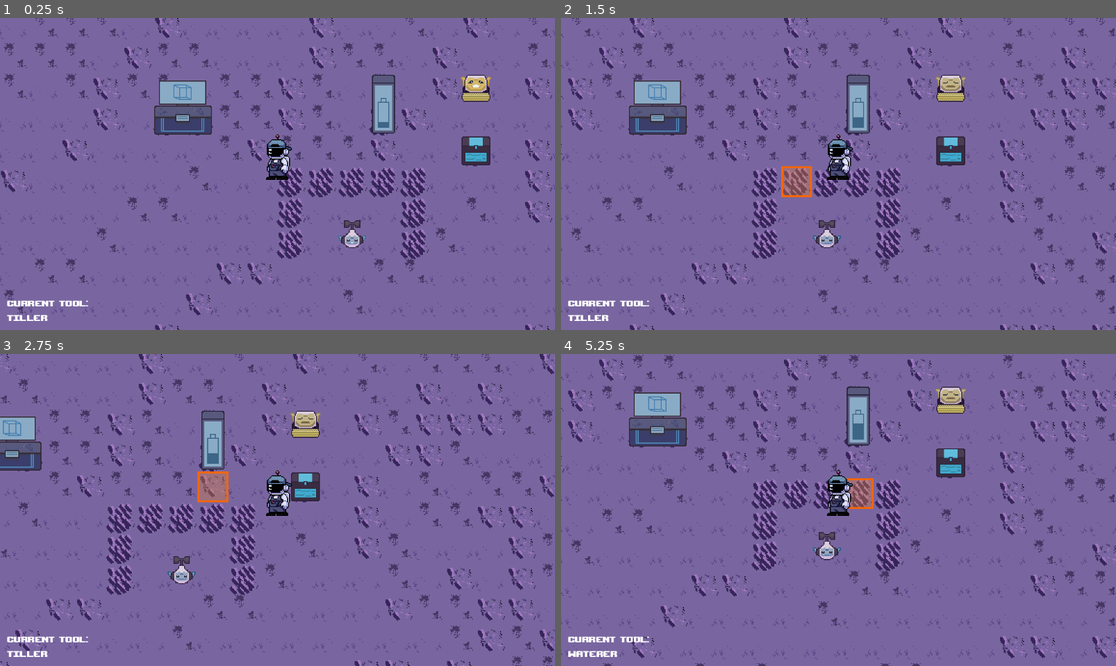
Above: before the commit, frames 1-4 (two rows, left to right).
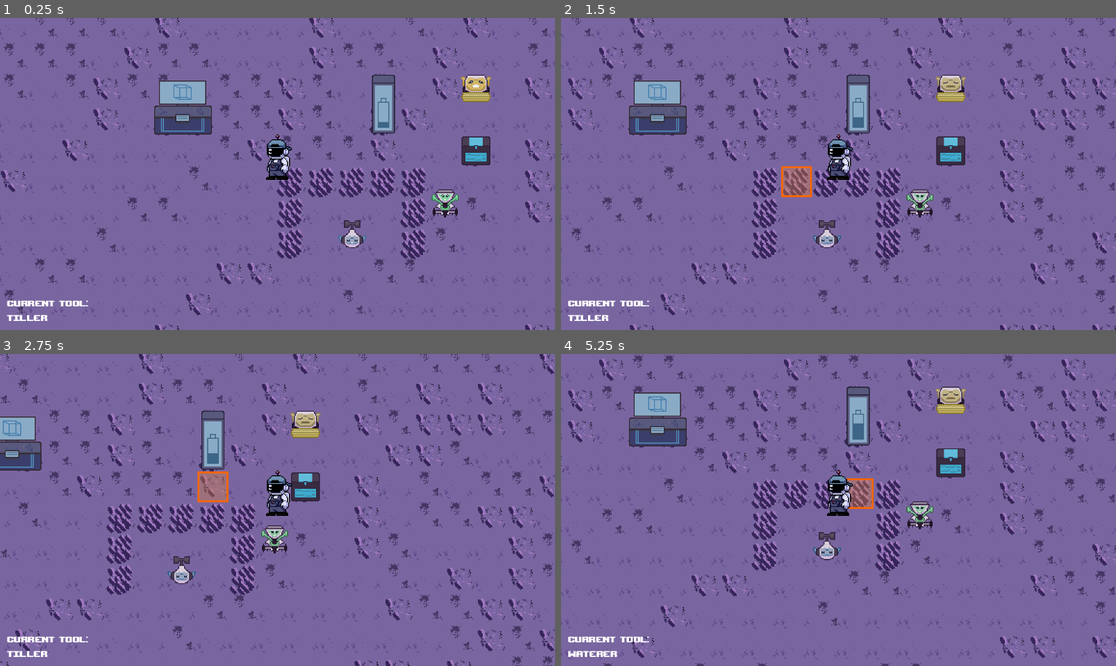
Above: after the commit, the same moments.

Repository: DevFTB/Moonbeam-Meadows
Game: Godot game, scene res://Level/moon.tscn
Two runs of this game, one before a commit and one after it. Both use one fixed random seed, a clock stepped at 60 frames per second and the inputs below.
Inputs (mouse positions are in pixels of both pictures, inside the frame that each line leads up to):
- Up to frame 1 (0.25 s): no input
- Up to frame 2 (1.5 s): tap Enter at 0.5 s; move the mouse to (960, 158) at 0.52 s; hold D (move_right) 0.53-1.25 s; hold E (interact) 0.53-1.25 s; click (960, 158) at 0.67 s; tap F (pickup) at 0.8 s; drag from (727, 189) to (860, 105) at 1.27 s
- Up to frame 3 (2.75 s): tap Space at 2 s; move the mouse to (333, 441) at 2.02 s; hold D (move_right) from 2.03 s (still down); hold E (interact) from 2.03 s (still down); tap F (pickup) at 2.3 s
- Up to frame 4 (5.25 s): release D (move_right) at 2.75 s; release E (interact) at 2.75 s; drag from (810, 572) to (572, 441) at 2.77 s; move the mouse to (1005, 556) at 3.52 s; hold A (move_left) 3.53-4.25 s; hold 1 (select_tool1) 3.53-4.25 s; tap F (pickup) at 3.8 s; drag from (672, 463) to (827, 578) at 4.27 s; tap Enter at 5 s; move the mouse to (866, 510) at 5.02 s; hold S (move_down) from 5.03 s (still down); hold 3 (select_tool3) from 5.03 s (still down); click (866, 510) at 5.17 s

The runs differ from the first frame. In frame 1, 0.3% of the frame differs, in the area x 77-89%, y 23-64%; in frame 2, 0.3%; in frame 3, 0.3%; in frame 4, 0.4%, in the area x 62-73%, y 16-57%.

Commit message:
planter robot working

Diff:
--- a/Inventory/InventoryComponent.gd
+++ b/Inventory/InventoryComponent.gd
@@ -3,11 +3,8 @@
 
 @export var inventory_size = 5
 
-# -1 means infinite stack size.
-@export var stack_size = -1
-
 # items don't get used up
-@export var cheat_mode = true
+@export var cheat_mode = false
 
 @export var inventory_type : InventoryItem.ItemType = InventoryItem.ItemType.PRODUCE
 
@@ -16,9 +13,12 @@
 var inventory = {}
 var selected = null
 
-func add(item: Variant, amount : int):
+func add(item: Variant, amount : int) -> bool:
 	if inventory.has(item):
-		inventory[item] += amount
+		if amount + get_amount_of_items() > inventory_size:
+			return false
+		else:
+			inventory[item] += amount
 	else:
 		if inventory_size > inventory.size():
 			inventory[item] = amount
@@ -27,6 +27,7 @@
 		selected = inventory.keys().front()
 
 	inventory_modified.emit()
+	return true
 
 func remove(item: Variant, amount : int = 1):
 	if inventory.has(item):
@@ -56,10 +57,10 @@
 func get_amount_of_unique_items():
 	return inventory.size()
 func get_amount_of_items():
-	var amount = 0
-	for item in inventory:
-		amount += inventory[item]
-	return amount
+	return inventory.values().reduce(func(a, b): return a + b,0)
 
 func get_selected():
 	return selected
+
+func get_available_capacity():
+	return inventory_size - inventory.values().reduce(func(a, b): return a + b,0)
--- a/Level/Crops/CropEntity.gd
+++ b/Level/Crops/CropEntity.gd
@@ -67,6 +67,9 @@
 func fill_water():
 	water_level = 1
 
+func has_crop():
+	return crop != null
+
 func harvest():
 	crop = null
 	growth_prop = 0
--- a/Level/DepositBox.gd
+++ b/Level/DepositBox.gd
@@ -2,21 +2,26 @@
 class_name DepositBox
 @export var receiving_items : bool = true
 @export var providing_items : bool = false
-
 
 @export var max_items : int = 60
 @export var max_unique_items : int = 10
 
 @export var item_types : Array[InventoryItem.ItemType] = [InventoryItem.ItemType.PRODUCE]
 var inventories = []
+@export var initial_items : Dictionary = {}
 func _ready():
 	for item_type in item_types:
 		var inv_comp = InventoryComponent.new()
 		inv_comp.inventory_type = item_type
 		add_child(inv_comp)
 		inventories.append(inv_comp)
-	pass
 
+	for item in initial_items.keys():
+		var inv_comp = get_inventory(item.item_type)
+		inv_comp.add(item, initial_items[item])
+
+func get_inventory(item_type : InventoryItem.ItemType) -> InventoryComponent:
+	return inventories[inventories.find(func(x) : return x.inventory_type == item_type)]
 func set_gui_owner():
 	gui.set_deposit_box(self)
 
@@ -24,8 +29,8 @@
 	pass # Replace with function body.
 
 func _on_robot_interactor_robot_entered(robot:Robot):
-	if receiving_items: ask_for_deposit(robot)
-	if providing_items: ask_for_withdrawal(robot)
+	if receiving_items and robot.should_deposit: ask_for_deposit(robot)
+	if providing_items and robot.should_withdraw: ask_for_withdrawal(robot)
 
 func ask_for_deposit(robot:Robot):
 	var unique_items = max_unique_items - get_amount_of_unique_items()
@@ -39,7 +44,7 @@
 func consume_deposit(deposit:Dictionary):
 	for it in item_types:
 		var items = deposit.keys().filter(func(x) : return x.item_type == it)
-		var inventory = inventories[inventories.find(func(x) : return x.item_type == it)]
+		var inventory = get_inventory(it)
 
 		for item in items:
 			inventory.add(item, deposit[item])
@@ -47,9 +52,30 @@
 	return true
 
 func ask_for_withdrawal(robot:Robot):
-	var deposit_params = robot.get_deposit_params()
+	var wd_params = robot.get_withdrawal_params()
+
+	var withdrawal = {}
+	for it in wd_params.keys():
+		var request_amount = wd_params[it]
+		var inventory = get_inventory(it)
+
+		if inventory == null: continue
+		for item in inventory.inventory.keys():
+			if request_amount <= 0: break
+			var amount_to_withdraw = min(request_amount, inventory.get_amount(item))
+			withdrawal[item] = amount_to_withdraw
+			request_amount -= amount_to_withdraw
+
+	if robot.confirm_withdrawal(withdrawal):
+		consume_withdrawal(withdrawal)
+
+	return withdrawal
+
+func consume_withdrawal(withdrawal:Dictionary):
+	for item in withdrawal.keys():
+		var inventory = get_inventory(item.item_type)
+		inventory.remove(item, withdrawal[item])
 	pass # Replace with function body.
-
 func get_amount_of_unique_items() -> int:
 	var unique_items : int = 0
 	for child in inventories:
@@ -63,5 +89,5 @@
 	return total_items
 
 func transfer_to_player(item, amount):
-	if inventories[inventories.find(func(x) : return x.item_type == item.item_type)].remove(item, amount):
+	if get_inventory(item.item_type).remove(item, amount):
 		interacting_player.get_inventory(item.item_type).add(item, amount)
--- a/Level/moon.tscn
+++ b/Level/moon.tscn
@@ -9,11 +9,13 @@
 [ext_resource type="Script" path="res://GUI/ToolGUI.gd" id="4_i0hmv"]
 [ext_resource type="PackedScene" uid="uid://si140o2awqdt" path="res://Level/Energy Station/energy_station.tscn" id="6_b6ae7"]
 [ext_resource type="Resource" uid="uid://choblhjhtnuhb" path="res://Robots/HarvestingRobot/harvesting_robot_resource.tres" id="6_iruk3"]
+[ext_resource type="Resource" uid="uid://cmt6nt2vgl4uy" path="res://Robots/PlanterRobot/planter_robot_resource.tres" id="7_ohfto"]
 [ext_resource type="PackedScene" uid="uid://clviqes13sw1b" path="res://Level/Trade Station/trade_station.tscn" id="8_oo5fl"]
 [ext_resource type="Script" path="res://Level/DepositBox.gd" id="9_fo6d0"]
 [ext_resource type="Script" path="res://Inventory/InventoryComponent.gd" id="9_iadx0"]
 [ext_resource type="Script" path="res://GUI/PhoneGUI.gd" id="9_kceb6"]
 [ext_resource type="Texture2D" uid="uid://j0e4jncrtuqr" path="res://Level/DepositBox/deposit_box.png" id="10_16se4"]
+[ext_resource type="Resource" uid="uid://cjkxor4b8jp5h" path="res://Level/Crops/Resources/item_moon_wheat_seeds.tres" id="10_bgtt6"]
 [ext_resource type="Script" path="res://GUI/InventoryGUI.gd" id="10_u7prv"]
 [ext_resource type="Texture2D" uid="uid://duwmw3oitb6i5" path="res://GUI/selection_marker.png" id="11_8edbx"]
 [ext_resource type="Script" path="res://Level/Quests/QuestsGUI.gd" id="11_725wh"]
@@ -40,6 +42,7 @@
 [ext_resource type="PackedScene" uid="uid://ddf6vsbhvrf" path="res://Robots/HarvestingRobot/harvesting_robot.tscn" id="35_42xdg"]
 [ext_resource type="PackedScene" uid="uid://cnbuxj36mxtbt" path="res://Robots/WateringRobot/watering_robot.tscn" id="35_74b3b"]
 [ext_resource type="Script" path="res://GUI/EditingCamera.gd" id="37_irf5s"]
+[ext_resource type="PackedScene" uid="uid://c3ltrvep0lhxi" path="res://Robots/PlanterRobot/planter_robot.tscn" id="40_4ntqc"]
 
 [sub_resource type="RectangleShape2D" id="RectangleShape2D_m3fxa"]
 size = Vector2(30, 26)
@@ -109,7 +112,7 @@
 script = ExtResource("2_qn437")
 crops = Array[Resource("res://Level/Crops/CropResource.gd")]([ExtResource("3_v0lsh")])
 fertilisers = Array[Resource("res://Level/Fertiliser/FertiliserResource.gd")]([ExtResource("4_57r43")])
-robots = Array[Resource("res://Robots/RobotResource.gd")]([ExtResource("30_acke8"), ExtResource("6_iruk3")])
+robots = Array[Resource("res://Robots/RobotResource.gd")]([ExtResource("30_acke8"), ExtResource("6_iruk3"), ExtResource("7_ohfto")])
 
 [node name="Entities" type="Node2D" parent="."]
 
@@ -122,6 +125,11 @@
 [node name="DepositBox" type="Node2D" parent="." node_paths=PackedStringArray("gui")]
 position = Vector2(624, 304)
 script = ExtResource("9_fo6d0")
+providing_items = true
+item_types = Array[int]([1, 0])
+initial_items = {
+ExtResource("10_bgtt6"): 5
+}
 gui = NodePath("../CanvasLayer/GUI/OverscreenUI/DepositBoxGUI")
 
 [node name="Sprite2D" type="Sprite2D" parent="DepositBox"]
@@ -163,21 +171,17 @@
 
 [node name="SeedInventory" type="Node" parent="Player"]
 script = ExtResource("9_iadx0")
-cheat_mode = false
 inventory_type = 0
 
 [node name="ProduceInventory" type="Node" parent="Player"]
 script = ExtResource("9_iadx0")
-cheat_mode = false
 
 [node name="FertiliserInventory" type="Node" parent="Player"]
 script = ExtResource("9_iadx0")
-cheat_mode = false
 inventory_type = 2
 
 [node name="RobotInventory" type="Node" parent="Player"]
 script = ExtResource("9_iadx0")
-cheat_mode = false
 inventory_type = 3
 
 [node name="CanvasLayer" type="CanvasLayer" parent="."]
@@ -883,6 +887,9 @@
 
 [node name="HarvestingRobot" parent="Robots" instance=ExtResource("35_42xdg")]
 position = Vector2(624, 240)
+
+[node name="PlanterRobot" parent="Robots" instance=ExtResource("40_4ntqc")]
+position = Vector2(592, 368)
 
 [node name="GridPathLine" type="Node2D" parent="."]
 script = ExtResource("19_gqpxo")
--- a/Robots/HarvestingRobot/harvesting_robot.tscn
+++ b/Robots/HarvestingRobot/harvesting_robot.tscn
@@ -23,6 +23,7 @@
 script = ExtResource("1_jlpvt")
 movement_penalty = 0.5
 pickup_item = ExtResource("2_yh3pa")
+should_deposit = true
 
 [node name="WheelParticlesLeft" type="GPUParticles2D" parent="."]
 position = Vector2(-12, -7)
@@ -70,4 +71,4 @@
 
 [node name="ProduceInventory" type="Node" parent="."]
 script = ExtResource("7_xumjc")
-cheat_mode = false
+inventory_size = 30
--- /dev/null
+++ b/Robots/PlanterRobot/PlanterRobot.gd
@@ -0,0 +1,26 @@
+extends Robot
+
+func can_do_action(grid_position):
+	var crop_entity = level.get_crop_entity(grid_position)
+	return crop_entity != null and not crop_entity.has_crop()
+
+func do_action(grid_position):
+	var selected = $SeedInventory.get_selected()
+	if level.plant_land(grid_position, selected):
+		$SeedInventory.remove(selected, 1)
+		super.do_action(grid_position)
+
+func get_inventory(item_type: InventoryItem.ItemType) -> InventoryComponent:
+	if item_type == InventoryItem.ItemType.SEED:
+		return $SeedInventory
+	return null
+
+func power_down():
+	$WheelParticlesLeft.emitting = false
+	$WheelParticlesRight.emitting = false
+	super.power_down()
+
+func on_move_start():
+	$WheelParticlesLeft.emitting = true
+	$WheelParticlesRight.emitting = true
+	super.on_move_start()
--- /dev/null
+++ b/Robots/PlanterRobot/planter_robot.tscn
@@ -0,0 +1,73 @@
+[gd_scene load_steps=12 format=3 uid="uid://c3ltrvep0lhxi"]
+
+[ext_resource type="Script" path="res://Robots/PlanterRobot/PlanterRobot.gd" id="1_47d1a"]
+[ext_resource type="Resource" uid="uid://qxg640ruh5kd" path="res://Robots/PlanterRobot/planter_robot_item.tres" id="2_mo584"]
+[ext_resource type="Material" uid="uid://dr3dij87njljy" path="res://Robots/hover_particles.tres" id="3_odq6i"]
+[ext_resource type="Texture2D" uid="uid://p4ionyuu6ioc" path="res://Robots/robot_hover_particle.png" id="4_i12dg"]
+[ext_resource type="SpriteFrames" uid="uid://bgypqv2aqgos" path="res://Robots/PlanterRobot/planter_robot_sprite_frames.tres" id="5_pbrni"]
+[ext_resource type="Script" path="res://Robots/RobotAnimationController.gd" id="6_f77af"]
+[ext_resource type="Script" path="res://Robots/ProximityInteractor.gd" id="7_j7yo0"]
+[ext_resource type="Theme" uid="uid://c2bxfvlq30rpq" path="res://GUI/gui_theme.tres" id="8_2jn5x"]
+[ext_resource type="Script" path="res://Inventory/InventoryComponent.gd" id="8_pvmi0"]
+
+[sub_resource type="CircleShape2D" id="CircleShape2D_we5yd"]
+
+[sub_resource type="CircleShape2D" id="CircleShape2D_74qjm"]
+radius = 41.0122
+
+[node name="PlanterRobot" type="CharacterBody2D" groups=["robot"]]
+position = Vector2(496, 400)
+collision_layer = 2
+collision_mask = 7
+motion_mode = 1
+script = ExtResource("1_47d1a")
+pickup_item = ExtResource("2_mo584")
+should_withdraw = true
+
+[node name="WheelParticlesLeft" type="GPUParticles2D" parent="."]
+position = Vector2(-11, 0)
+emitting = false
+process_material = ExtResource("3_odq6i")
+texture = ExtResource("4_i12dg")
+lifetime = 0.4
+explosiveness = 0.73
+
+[node name="WheelParticlesRight" type="GPUParticles2D" parent="."]
+position = Vector2(12, -1)
+emitting = false
+amount = 20
+process_material = ExtResource("3_odq6i")
+texture = ExtResource("4_i12dg")
+lifetime = 0.4
+
+[node name="RobotAnimationController" type="AnimatedSprite2D" parent="."]
+position = Vector2(0, -10)
+sprite_frames = ExtResource("5_pbrni")
+animation = &"power_up"
+script = ExtResource("6_f77af")
+
+[node name="CollisionShape2D" type="CollisionShape2D" parent="."]
+shape = SubResource("CircleShape2D_we5yd")
+
+[node name="ProximityInteractor" type="Area2D" parent="."]
+collision_layer = 0
+monitorable = false
+script = ExtResource("7_j7yo0")
+
+[node name="CollisionShape2D" type="CollisionShape2D" parent="ProximityInteractor"]
+shape = SubResource("CircleShape2D_74qjm")
+debug_color = Color(0.705882, 0.447059, 0.533333, 0.419608)
+
+[node name="ProgressBar" type="ProgressBar" parent="ProximityInteractor"]
+visible = false
+offset_left = -14.0
+offset_top = -38.0
+offset_right = 16.0
+offset_bottom = -28.0
+theme = ExtResource("8_2jn5x")
+value = 47.9
+show_percentage = false
+
+[node name="SeedInventory" type="Node" parent="."]
+script = ExtResource("8_pvmi0")
+inventory_type = 0
--- /dev/null
+++ b/Robots/PlanterRobot/planter_robot_item.tres
@@ -0,0 +1,16 @@
+[gd_resource type="Resource" script_class="InventoryItem" load_steps=4 format=3 uid="uid://qxg640ruh5kd"]
+
+[ext_resource type="Texture2D" uid="uid://cwfq6leoxdcun" path="res://Robots/PlanterRobot/planter_robot_powered.png" id="1_bqbie"]
+[ext_resource type="Script" path="res://Inventory/InventoryItem.gd" id="2_lempb"]
+
+[sub_resource type="AtlasTexture" id="AtlasTexture_y5wnb"]
+atlas = ExtResource("1_bqbie")
+region = Rect2(0, 0, 32, 32)
+
+[resource]
+script = ExtResource("2_lempb")
+item_name = "Planter Robot"
+item_icon = SubResource("AtlasTexture_y5wnb")
+item_type = 3
+buy_price = 20
+sell_price = 10
--- /dev/null
+++ b/Robots/PlanterRobot/planter_robot_resource.tres
@@ -0,0 +1,18 @@
+[gd_resource type="Resource" script_class="RobotResource" load_steps=6 format=3 uid="uid://cmt6nt2vgl4uy"]
+
+[ext_resource type="PackedScene" uid="uid://c3ltrvep0lhxi" path="res://Robots/PlanterRobot/planter_robot.tscn" id="1_0nmxe"]
+[ext_resource type="Texture2D" uid="uid://cwfq6leoxdcun" path="res://Robots/PlanterRobot/planter_robot_powered.png" id="2_0dcs7"]
+[ext_resource type="Resource" uid="uid://qxg640ruh5kd" path="res://Robots/PlanterRobot/planter_robot_item.tres" id="3_4g4cc"]
+[ext_resource type="Script" path="res://Robots/RobotResource.gd" id="4_rm7ls"]
+
+[sub_resource type="AtlasTexture" id="AtlasTexture_mi4s0"]
+atlas = ExtResource("2_0dcs7")
+region = Rect2(0, 0, 32, 32)
+
+[resource]
+script = ExtResource("4_rm7ls")
+robot_type_name = "Planter Robot"
+robot_description = "A robot that plants seeds"
+robot_icon = SubResource("AtlasTexture_mi4s0")
+robot_item = ExtResource("3_4g4cc")
+entity_scene = ExtResource("1_0nmxe")
--- /dev/null
+++ b/Robots/PlanterRobot/planter_robot_sprite_frames.tres
@@ -0,0 +1,97 @@
+[gd_resource type="SpriteFrames" load_steps=13 format=3 uid="uid://bgypqv2aqgos"]
+
+[ext_resource type="Texture2D" uid="uid://c1bxdvy42x0r6" path="res://Robots/PlanterRobot/planter_robot_power_down.png" id="1_b033a"]
+[ext_resource type="Texture2D" uid="uid://cwfq6leoxdcun" path="res://Robots/PlanterRobot/planter_robot_powered.png" id="2_00ajp"]
+
+[sub_resource type="AtlasTexture" id="AtlasTexture_b7tjx"]
+atlas = ExtResource("1_b033a")
+region = Rect2(0, 0, 32, 32)
+
+[sub_resource type="AtlasTexture" id="AtlasTexture_2fca7"]
+atlas = ExtResource("1_b033a")
+region = Rect2(32, 0, 32, 32)
+
+[sub_resource type="AtlasTexture" id="AtlasTexture_bmx57"]
+atlas = ExtResource("1_b033a")
+region = Rect2(64, 0, 32, 32)
+
+[sub_resource type="AtlasTexture" id="AtlasTexture_0imx7"]
+atlas = ExtResource("1_b033a")
+region = Rect2(64, 0, 32, 32)
+
+[sub_resource type="AtlasTexture" id="AtlasTexture_dp5hb"]
+atlas = ExtResource("1_b033a")
+region = Rect2(32, 0, 32, 32)
+
+[sub_resource type="AtlasTexture" id="AtlasTexture_1gop2"]
+atlas = ExtResource("1_b033a")
+region = Rect2(0, 0, 32, 32)
+
+[sub_resource type="AtlasTexture" id="AtlasTexture_ipj07"]
+atlas = ExtResource("2_00ajp")
+region = Rect2(0, 0, 32, 32)
+
+[sub_resource type="AtlasTexture" id="AtlasTexture_dh75f"]
+atlas = ExtResource("2_00ajp")
+region = Rect2(32, 0, 32, 32)
+
+[sub_resource type="AtlasTexture" id="AtlasTexture_4wq0g"]
+atlas = ExtResource("2_00ajp")
+region = Rect2(64, 0, 32, 32)
+
+[sub_resource type="AtlasTexture" id="AtlasTexture_x7o7l"]
+atlas = ExtResource("1_b033a")
+region = Rect2(64, 0, 32, 32)
+
+[resource]
+animations = [{
+"frames": [{
+"duration": 1.0,
+"texture": SubResource("AtlasTexture_b7tjx")
+}, {
+"duration": 1.0,
+"texture": SubResource("AtlasTexture_2fca7")
+}, {
+"duration": 1.0,
+"texture": SubResource("AtlasTexture_bmx57")
+}],
+"loop": false,
+"name": &"power_down",
+"speed": 5.0
+}, {
+"frames": [{
+"duration": 1.0,
+"texture": SubResource("AtlasTexture_0imx7")
+}, {
+"duration": 1.0,
+"texture": SubResource("AtlasTexture_dp5hb")
+}, {
+"duration": 1.0,
+"texture": SubResource("AtlasTexture_1gop2")
+}],
+"loop": false,
+"name": &"power_up",
+"speed": 5.0
+}, {
+"frames": [{
+"duration": 1.0,
+"texture": SubResource("AtlasTexture_ipj07")
+}, {
+"duration": 1.0,
+"texture": SubResource("AtlasTexture_dh75f")
+}, {
+"duration": 1.0,
+"texture": SubResource("AtlasTexture_4wq0g")
+}],
+"loop": true,
+"name": &"powered",
+"speed": 1.0
+}, {
+"frames": [{
+"duration": 1.0,
+"texture": SubResource("AtlasTexture_x7o7l")
+}],
+"loop": true,
+"name": &"unpowered",
+"speed": 5.0
+}]
--- a/Robots/Robot.gd
+++ b/Robots/Robot.gd
@@ -10,6 +10,9 @@
 
 @export var pickup_item : InventoryItem
 
+@export var should_deposit = false
+@export var should_withdraw = false
+
 var path_index = 0
 var powered = true
 
@@ -32,6 +35,7 @@
 var astar : AStarGrid2D
 
 var acted_last_tile = false
+var temp_path_completed = false
 
 func _ready():
 
@@ -61,7 +65,7 @@
 
 			# travelling temp path overrides normal path
 			if temp_path.is_empty():
-
+				temp_path_completed  = true
 				# start moving to next grid in path if possible
 				if energy >= move_energy_cost:
 					path_index = (path_index + 1) % path.size()
@@ -104,9 +108,9 @@
 					is_navigation_finished = true
 				else:
 					velocity = actual_movement_speed * direction
-					if temp_path.is_empty() and not path.is_empty():
+					if temp_path_completed and not path.is_empty():
 						if not path.has(get_current_position()):
-							print(get_current_position())
+							print("powering down. not on path " , get_current_position())
 							power_down()
 					move_and_slide()
 			else:
@@ -134,6 +138,7 @@
 			power_on()
 	else:
 		if powered:
+			print("powering down. no energy or no path")
 			power_down()
 
 func set_path(new_path: Array[Vector2i]):
@@ -165,6 +170,7 @@
 		else:
 			position = level.map_to_local(current_position)
 			temp_path = astar.get_id_path(current_position, grid_position).slice(1)
+			temp_path_completed =false
 		pass
 	else:
 		is_navigation_finished = true
@@ -175,20 +181,24 @@
 	var total_items = 0
 	if not inventories.is_empty():
 		for item_type in item_types:
-			var inv = inventories.filter(func(x): return x.inventory_type == item_type).front()
-			for item in inv.inventory:
-				print(inv.inventory[item], ", ", max_total_items-total_items)
-				var amnt =  min(inv.inventory[item], max_total_items-total_items)
-				if deposit.has(item):
-					deposit[item] += amnt
-				else:
-					deposit[item] = amnt
-					unique_items += 1
-				total_items += amnt
-				if unique_items >= max_unique_items or total_items >= max_total_items:
-					return deposit
+			var invs = inventories.filter(func(x): return x.inventory_type == item_type)
+			if not invs.is_empty():
+				var inv = invs.front()
+				if inv != null:
+					for item in inv.inventory:
+						print(inv.inventory[item], ", ", max_total_items-total_items)
+						var amnt =  min(inv.inventory[item], max_total_items-total_items)
+						if deposit.has(item):
+							deposit[item] += amnt
+						else:
+							deposit[item] = amnt
+							unique_items += 1
+						total_items += amnt
+						if unique_items >= max_unique_items or total_items >= max_total_items:
+							return deposit
 
 	return deposit
+
 func confirm_deposit(deposit: Dictionary):
 	# remove items from inventories according to the deposit
 	for item in deposit:
@@ -199,6 +209,28 @@
 		if deposit[item] <= 0:
 			break
 
+func get_withdrawal_params():
+	var params = {}
+	for inv in inventories:
+		params[inv.inventory_type] = inv.get_available_capacity()
+	return params
+	pass
+
+func confirm_withdrawal(withdrawal: Dictionary):
+	# add items to inventories according to the withdrawal
+	for item in withdrawal:
+		var inv = inventories.filter(func(x): return x.inventory_type == item.item_type).front()
+
+		if inv == null or inv.get_available_capacity() < withdrawal[item]:
+			return false
+
+	for item in withdrawal:
+		var inv = inventories.filter(func(x): return x.inventory_type == item.item_type).front()
+		if not inv.add(item, withdrawal[item]):
+			return false
+
+	return true
+
 func add_energy(amount: int) -> void:
 	energy = min(energy + amount, energy_capacity)
 	print("added %d energy, now at %d" % [amount, energy])
--- a/Robots/WateringRobot/watering_robot_item.tres
+++ b/Robots/WateringRobot/watering_robot_item.tres
@@ -11,6 +11,6 @@
 script = ExtResource("2_843jo")
 item_name = "Watering Robot"
 item_icon = SubResource("AtlasTexture_w2tjx")
-item_type = 0
+item_type = 3
 buy_price = 20
 sell_price = 10
Not shown: 1 places in Level/moon.tscn that only renumber resources
Binary file changed: Robots/HarvestingRobot/harvesting_robot.png
Binary file changed: Robots/HarvestingRobot/harvesting_robot_power_down.png
Binary file added: Robots/PlanterRobot/planter_robot_power_down.png
Not shown, added: Robots/PlanterRobot/planter_robot_power_down.png.import
Binary file added: Robots/PlanterRobot/planter_robot_powered.png
Not shown, added: Robots/PlanterRobot/planter_robot_powered.png.import
